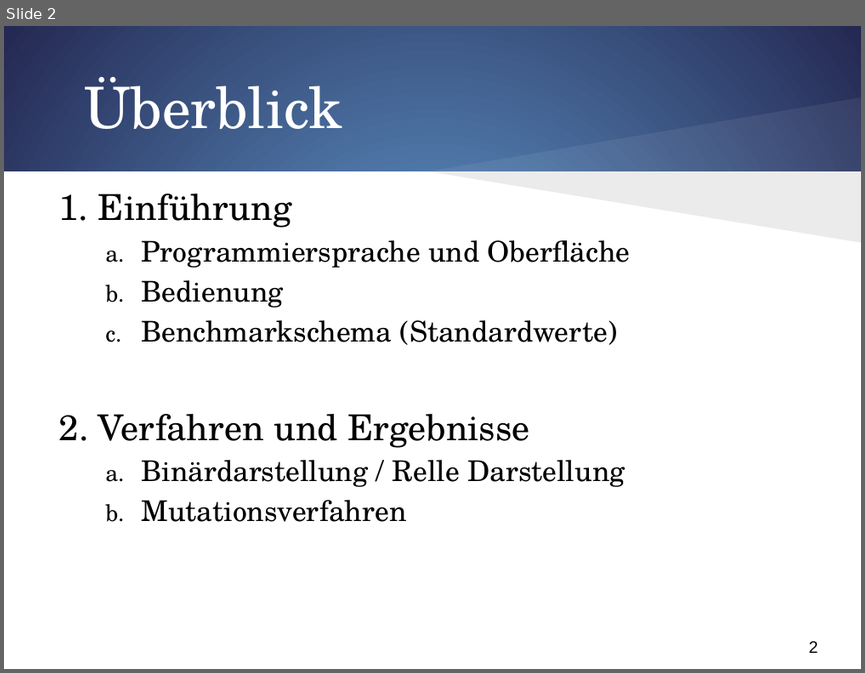
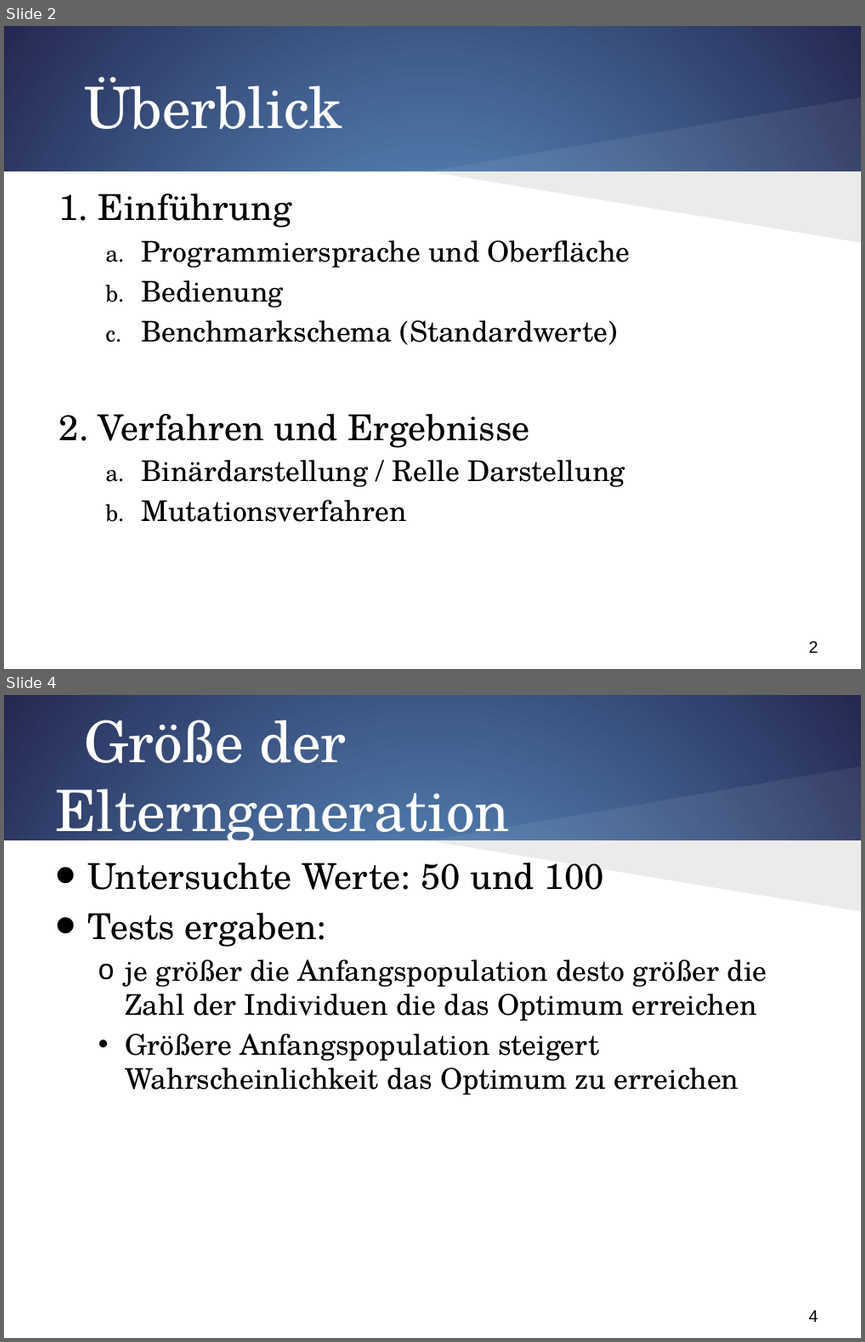
Before and after one commit to FalkoHilbert/evolotionaere-algorithmen, a slide deck: evolotionaereAlgorithmen/trunk/SystemOfEquations/Ergebnisse/Präsi/UI.pptx. Shown one above the other, each under a label of ours: slide 2 before the commit, slides 2 and 4 after it; the slides between them are not shown. The pictures are 865x673 and 865x1342 pixels, drawn with LibreOffice and Linux fonts; fonts in the diff are those of the drawing. Boxes give left, top, right and bottom in pixels: in the first picture for what was removed or moved away, otherwise in the second. Text is boxed around its words. In the diff, an @@ line names an element or a change of style, - is before the commit and + after.

```diff
--- a/evolotionaereAlgorithmen/trunk/SystemOfEquations/Ergebnisse/Präsi/UI.pptx
+++ b/evolotionaereAlgorithmen/trunk/SystemOfEquations/Ergebnisse/Präsi/UI.pptx
@@ slide 4 added at [4, 695, 861, 1338], background gradient #629DD1 to #242852; not listed: 4 template elements that a slide beside it also shows @@
@@ title added at [55, 720, 509, 848], 48 pt, text #FFFFFF @@
+Größe der Elterngeneration
@@ text added at [87, 862, 767, 1095], 24 pt, text #000000 @@
+• Untersuchte Werte: 50 und 100
+• Tests ergaben:
+  o je größer die Anfangspopulation desto größer die Zahl der Individuen die das Optimum erreichen
+  • Größere Anfangspopulation steigert Wahrscheinlichkeit das Optimum zu erreichen
```
Also in this commit, not shown: 25 other slides added, 3 other files.
